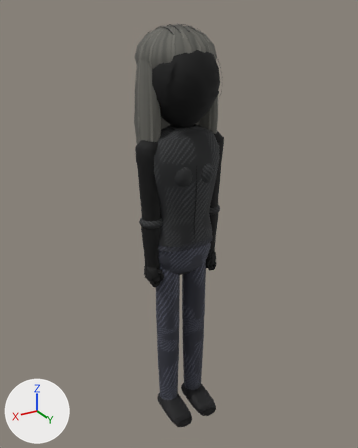
Before and after pictures for a commit that changed the glTF model assets/models/risa_a.glb.
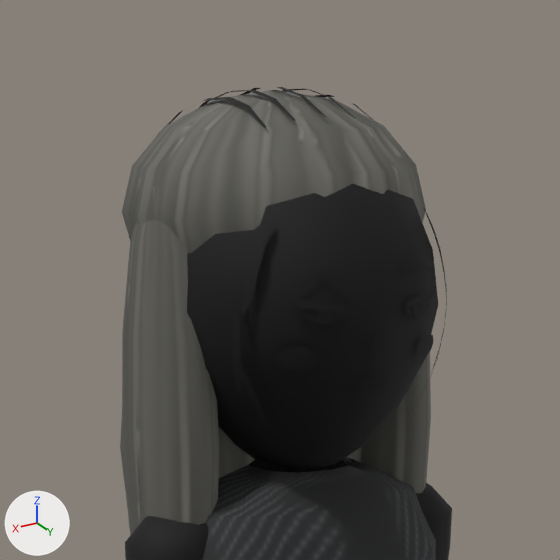
Old and new are each drawn whole from a camera (50 mm lens) standing at (1.111, 1.833, 1.967) and looking at (-0.016, -0.044, 1.028) and again close up on the part from 28% to 71% of the width and 0% to 34% of the height. Lighting does not change. The marker at lower left points along +X, +Y and +Z. The first two pictures are the older version. Vertices at exactly the same position are counted once.

The first close-up shows 'Body'.
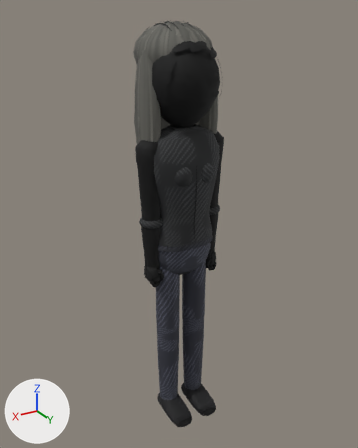
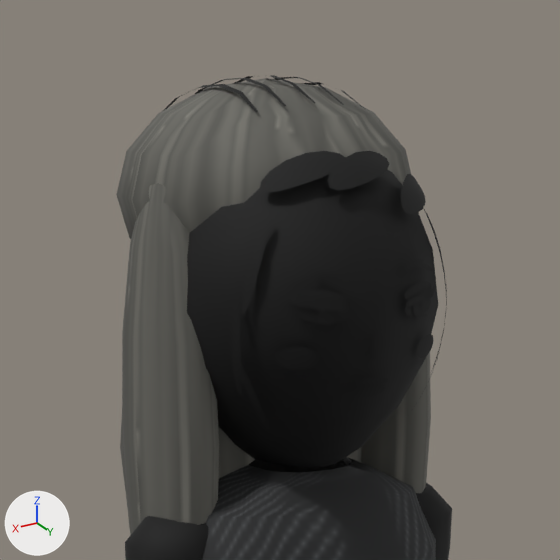
What differs and where, as boxes (x1, y1, x2, y2) in the close-ups (560 x 560 px; the box of a moved part takes in the faces that stretch with it):
'Body', reshaped: before (120, 87, 452, 560); after (116, 75, 452, 560)
part 1 of me_mesh_0, added: after (116, 78, 411, 239)
part 2 of me_mesh_0, added: after (260, 151, 347, 193)
part 3 of me_mesh_0, moved or reshaped: before (315, 95, 378, 124); after (301, 82, 365, 109)
part 4 of me_mesh_0, moved or reshaped: before (282, 89, 356, 119); after (274, 77, 344, 105)
part 5 of me_mesh_0, moved or reshaped: before (241, 87, 326, 117); after (232, 75, 315, 103)
part 6 of me_mesh_0, moved or reshaped: before (199, 90, 296, 121); after (195, 78, 286, 106)
part 7 of me_mesh_0, moved or reshaped: before (158, 97, 266, 134); after (164, 84, 258, 113)
part 8 of me_mesh_0, reshaped: before (122, 90, 433, 326); after (289, 151, 436, 326)

What the commit changed:
me_mesh_0 is used by ob_body; location (0.0, 0.0, 0.0).
me_mesh_0 had 4870 vertices, 8868 faces and spanned x -0.22..0.22, y -0.21..0.19, z -0.01..1.92.
me_mesh_0 now has 5386 vertices, 9708 faces and spans x -0.22..0.22, y -0.23..0.19, z -0.01..1.93.
me_mesh_0 part 1: the loose piece of 107 vertices spanning x -0.17..0.17, y -0.21..0.13, z 1.66..1.92 is copied, and the copy is moved by (0.0, -0.02, 0.02); it spans x -0.17..0.17, y -0.23..0.11, z 1.68..1.93.
me_mesh_0 part 2: the loose piece of 43 vertices spanning x 0.04..0.07, y 0.15..0.16, z 1.74..1.75 is copied, and the copy is multiplied about its middle by the matrix ((2.484, -0.144, 0.642), (0.521, 1.964, -1.574), (-0.403, 1.652, 1.927)), then moved by (0.0, -0.05, 0.09); it spans x 0.0..0.1, y 0.09..0.12, z 1.82..1.86.
me_mesh_0 part 3: the loose piece of 14 vertices spanning x -0.1..-0.06, y -0.19..0.06, z 1.82..1.91 is moved by (0.0, -0.02, 0.01).
me_mesh_0 part 4: the loose piece of 14 vertices spanning x -0.05..-0.03, y -0.21..0.07, z 1.83..1.92 is moved by (0.0, -0.02, 0.01).
me_mesh_0 part 5: the loose piece of 14 vertices spanning x 0.0..0.01, y -0.21..0.07, z 1.83..1.92 is moved by (0.0, -0.02, 0.01).
me_mesh_0 part 6: the loose piece of 14 vertices spanning x 0.03..0.06, y -0.2..0.07, z 1.83..1.92 is moved by (0.0, -0.02, 0.01).
me_mesh_0 part 7: the loose piece of 14 vertices spanning x 0.06..0.1, y -0.18..0.06, z 1.82..1.91 is moved by (0.0, -0.02, 0.01).
me_mesh_0 part 8: 95 vertices moved within x -0.1..0.09, y 0.11..0.17, z 1.69..1.84; 117 vertices removed from x -0.17..0.17, y -0.21..0.16, z 1.66..1.92; 440 vertices added at x -0.11..0.09, y 0.07..0.17, z 1.69..1.86.
Other edits to the shape of me_mesh_0 do not show in these pictures.
